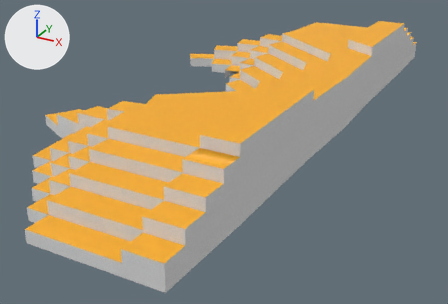
What one commit did to the FBX model Assets/05_Models/SittingMain.fbx.
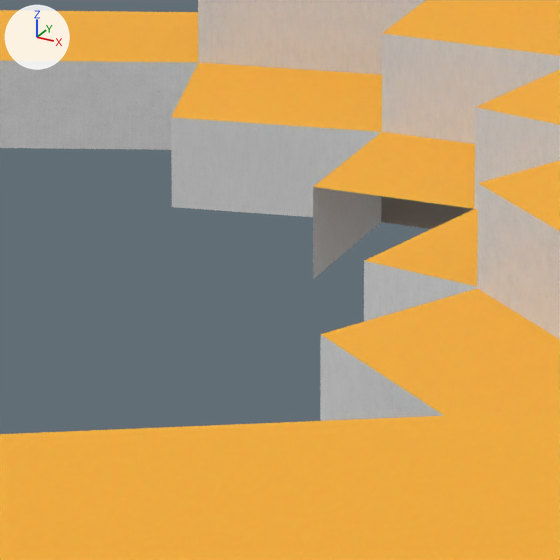
Each version is shown whole from a 50 mm lens placed at (7.92, -12.31, 3.36), pointed at (3.57, -4.4, -0.59), then close up on the part from 44% to 55% of the width and 17% to 34% of the height. The axes (+X, +Y, +Z) are drawn at upper left. The lights are the same throughout. Where no turn or scale is listed for an object, it has been applied to the vertices.

The older version as bpy lines, for what is in view:
```python
me_mesh_002 = bpy.data.meshes.new('Mesh.002')
me_mesh_002.from_pydata(...)  # 449 vertices, 444 faces; spans x -3.13..0.82, y -4.43..4.76, z 0.0..0.95
# faces by material slot: [362, 82]
me_mesh_002.materials.append(mat_white)  # picture img_floorcarpetwhite_b_jpg
me_mesh_002.materials.append(mat_yellow)  # picture img_floorcarpetyellow_b_jpg
# before: 22 (-1.99, 1.88, 0.0) at pixel (381, 222), 24 (-1.93, 1.52, 0.16) at pixel (313, 186), 25 (-1.93, 1.52, 0.0) at pixel (313, 279), 69 (-1.63, 1.54, 0.16) at pixel (474, 208), 75 (-1.61, 1.9, 0.0)
# before: 83 (-1.63, 1.54, 0.0), 448 (-1.99, 1.32, 0.34)
ob_seatmain = bpy.data.objects.new('SeatMain', me_mesh_002)
ob_seatmain.location = (4.537, -4.134, -0.002)
```
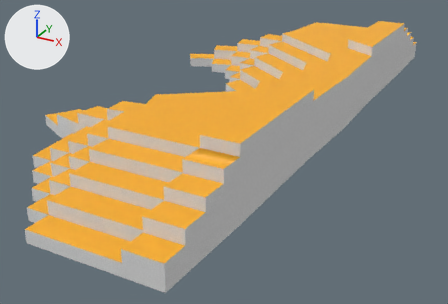
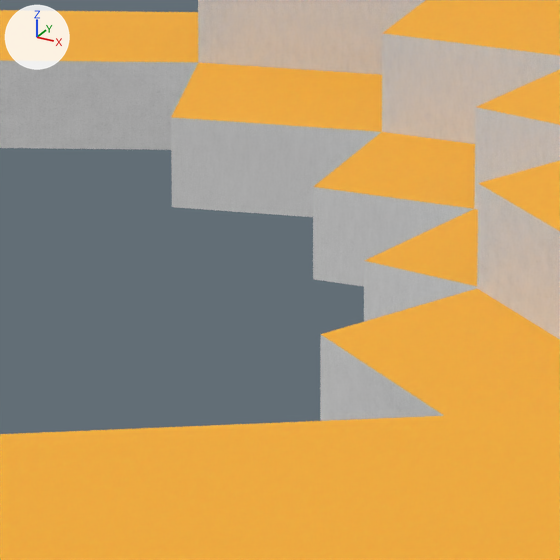
Changed parts and their boxes [x1, y1, x2, y2] in the close-ups (560 x 560 px):
part 1 of me_mesh_002, built on: after [313, 187, 473, 287]

Diff of the bpy script that builds the scene:
```diff
--- a/Assets/05_Models/SittingMain.fbx.py
+++ b/Assets/05_Models/SittingMain.fbx.py
@@ me_mesh_002 @@
 # used by ob_seatmain; location = (4.537, -4.134, -0.002)
 # verts and faces of me_mesh_002; kept vertices keep their numbers, new ones are numbered from 449
-me_mesh_002.from_pydata(...)  # 449 vertices, 444 faces; spans x -3.13..0.82, y -4.43..4.76, z 0.0..0.95
+me_mesh_002.from_pydata(...)  # 448 vertices, 446 faces; spans x -3.13..0.82, y -4.43..4.76, z 0.0..0.95
+# me_mesh_002 part 1
+delete_vertices([448])  # with the faces that use them
+faces += [(24, 25, 83, 69), (22, 75, 83, 25)]  # mat_white (picture img_floorcarpetwhite_b_jpg)
 me_mesh_002.materials.append(mat_white)
```
